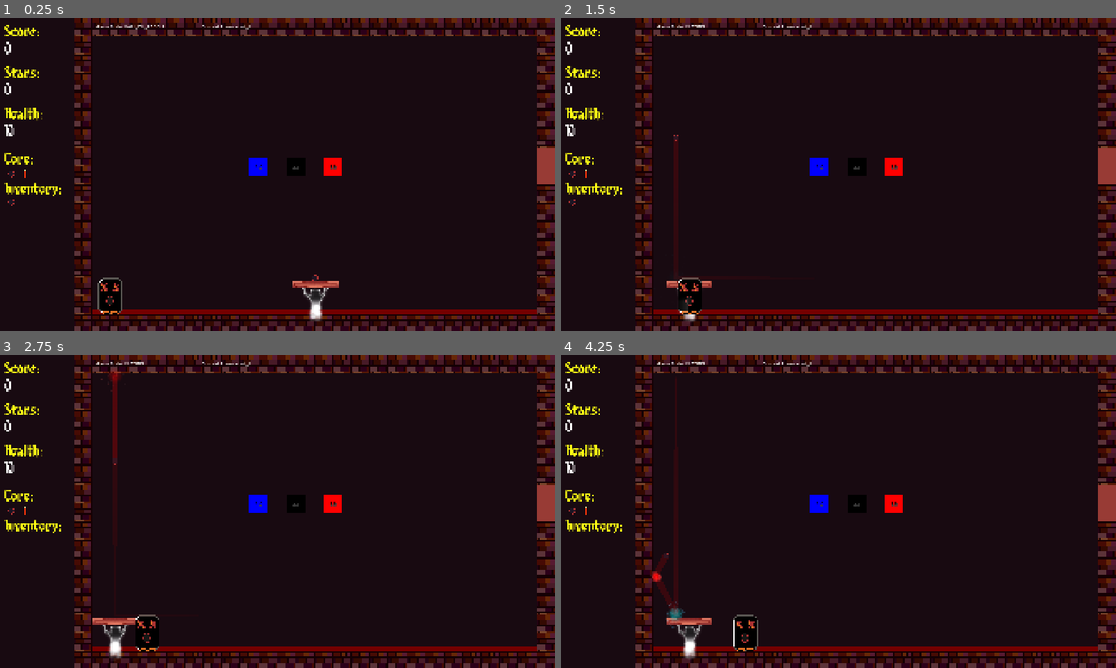
Above: before the commit, frames 1-4 (two rows, left to right).
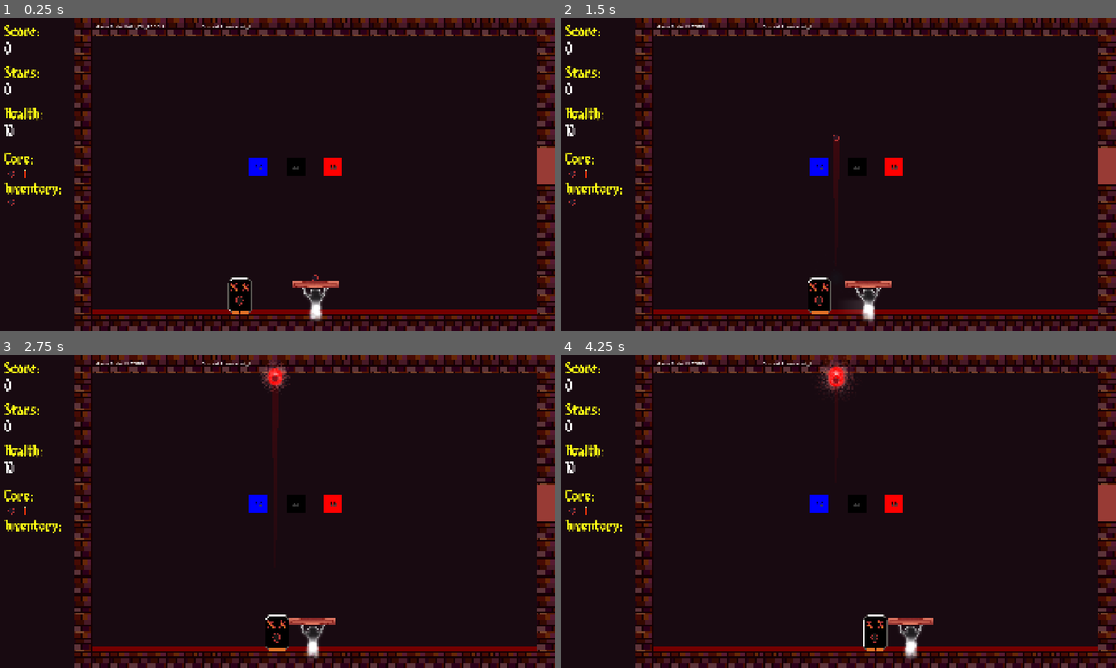
Above: after the commit, the same moments.

Repository: lostpoet999/escape_to_marty
Game: Godot game, scene res://scenes_and_scripts/levels/test_scene.tscn
Two runs of this game, one before a commit and one after it. Both use one fixed random seed, a clock stepped at 60 frames per second and the inputs below. This scene is started directly instead of the project's main scene. Sound files missing from this copy of the repository are replaced by a short silence.
Inputs (mouse positions are in pixels of both pictures, inside the frame that each line leads up to):
- Up to frame 1 (0.25 s): no input
- Up to frame 2 (1.5 s): click (572, 174) at 0.52 s; click (583, 174) at 1.27 s
- Up to frame 3 (2.75 s): click (11, 539) at 2.02 s
- Up to frame 4 (4.25 s): click (572, 511) at 2.77 s; click (583, 511) at 3.52 s

The runs differ from the first frame. In frame 1, 0.4% of the frame differs, in the area x 17-46%, y 82-95%; in frame 2, 1.4%; in frame 3, 1.9%; in frame 4, 2.3%, in the area x 16-68%, y 1-98%.

Commit message:
feat: deon/blocker enemy limits paddle movement

Diff:
--- a/scenes_and_scripts/enemies/no_see_me_demon/deon.tscn
+++ b/scenes_and_scripts/enemies/no_see_me_demon/deon.tscn
@@ -10,7 +10,7 @@
 right_distance = 64.0
 up_distance = 32.0
 speed = 5.0
-max_hops = 7
+max_hops = 5
 back_chance = 30.0
 action_name = "HopRight"
 clamp_paddle = true
@@ -25,7 +25,7 @@
 action_timer = 1.0
 is_blocker = true
 
-[node name="NoSeeMeDemon" type="Sprite2D" parent="." unique_id=2032254832]
+[node name="EnemySprite" type="Sprite2D" parent="." unique_id=2032254832]
 texture = ExtResource("2_ivtob")
 
 [node name="CollisionShape2D" type="CollisionShape2D" parent="." unique_id=1655691252]
--- a/scenes_and_scripts/enemies/place_enemy.gd
+++ b/scenes_and_scripts/enemies/place_enemy.gd
@@ -23,19 +23,27 @@
 	if is_blocker: Signalbus.blocker_removed.emit(self)
 
 func pick_action()->void:
-	print("pick action entered")
 	if !action_pool.is_empty():
 		var action = action_pool.pick_random()
 		action.execute_action(self)
 		if is_blocker:
-			if action.action_type == action.ActionTypes.Move: Signalbus.blocker_moved.emit(self)
+			if action.action_type == action.ActionTypes.Move: Signalbus.blocker_moved.emit()
 		timer.wait_time = action_timer
 
-func get_edge():#called from paddle
-	#check if left or right of paddle
-	#use position +/- half of width to get edge
-	#return edge
-	pass
+func get_edge(paddle: Paddle) -> float:
+	var half_width: float = $EnemySprite.texture.get_width() * $EnemySprite.scale.x * scale.x / 2.0
+	var paddle_half: float = paddle._get_scaled_half_width()
+	var sprite_half: float = $EnemySprite.texture.get_width() * $EnemySprite.scale.x * scale.x / 2.0
+	print("sprite_half: ", sprite_half)
+	print("paddle_half: ", paddle_half)
+	print("total: ", sprite_half + paddle_half)
+	print("deon global_pos: ", global_position.x)
+	print("paddle global_pos: ", paddle.global_position.x)
+	print("actual gap: ", paddle.global_position.x - global_position.x)
+	if global_position.x < paddle.global_position.x:
+		return global_position.x + half_width + paddle_half
+	else:
+		return global_position.x - half_width - paddle_half
 
 func start_action_timer()->void:
 	timer.wait_time = action_timer
--- a/scenes_and_scripts/levels/test_scene.tscn
+++ b/scenes_and_scripts/levels/test_scene.tscn
@@ -22,5 +22,5 @@
 1: 3.0
 })
 
-[node name="Deon" parent="." index="11" unique_id=1934117901 instance=ExtResource("3_v1bgv")]
-position = Vector2(384, 960)
+[node name="Deon3" parent="." index="11" unique_id=1934117901 instance=ExtResource("3_v1bgv")]
+position = Vector2(832, 960)
--- a/scenes_and_scripts/player/paddle.gd
+++ b/scenes_and_scripts/player/paddle.gd
@@ -34,19 +34,29 @@
 
 
 func _ready() -> void:
+	connect_signals()
 	base_scale_x = sprite.scale.x
 	base_shape_size_x = paddle_collision_shape.scale.x
 	paddle_powerups = PlayerData.inventory.get_items_for_paddle()
 	set_paddle_length_from_items()
-	Signalbus.inventory_changed.connect(set_paddle_length_from_items)
+
 	_calculate_bounds()
 	accumulated_mouse_movement_x = position.x
+	active_paddle_powerup = PlayerData.inventory.get_paddle_active()
+
+func connect_signals()->void:
 	Signalbus.game_state_click_mode.connect(_on_game_state_click_mode)
 	Signalbus.game_state_playing.connect(_on_game_state_playing)
 	Signalbus.paddle_active_assigned.connect(_assign_active_powerup)
 	Signalbus.paddle_swap_resolved.connect(_assign_active_powerup)
 	Signalbus.game_state_special_room.connect(_on_game_state_click_mode)
-	active_paddle_powerup = PlayerData.inventory.get_paddle_active()
+	Signalbus.inventory_changed.connect(set_paddle_length_from_items)
+
+	Signalbus.blocker_added.connect(add_blocker_enemy)
+	Signalbus.blocker_removed.connect(remove_blocker_enemy)
+	Signalbus.blocker_moved.connect(_calculate_blockers_bounds)
+
+
 
 func adjust_paddle_length(modify_by: float) -> void:
 	sprite.scale.x *= modify_by
@@ -76,21 +86,36 @@
 	left_bound = min_x + 32.0 + half_width
 	right_bound = max_x - 32.0 - half_width
 
-func add_blocker()->void:
-	#add blocker to array
-	pass
+func add_blocker_enemy(blocker: PlacedEnemy)->void:
+	blocker_enemies.push_back(blocker)
+	_calculate_blockers_bounds()
 
-func remove_blocker_enemy()->void:
-	#remove blocker from array
-	pass
+func remove_blocker_enemy(blocker: PlacedEnemy)->void:
+	blocker_enemies.erase(blocker)
+	_calculate_blockers_bounds()
 
-func _calculate_blockers_bound()-> void:
-	#on add/remove blocker or when blocker moves
-	#filter to all blockers to the left of the paddle
-		#scan for one with right edge closes
-	#filter to all blockers to the right of the paddle
-		#scn for one with mose left edge
-	pass
+
+func _calculate_blockers_bounds() -> void:
+	_calculate_bounds()
+	var left_blockers = blocker_enemies.filter(
+		func(e): return e.global_position.x < global_position.x
+	)
+	var temp_edge: float = left_bound
+	if !left_blockers.is_empty():
+		for blocker in left_blockers:
+			var blocker_edge = blocker.get_edge(self)
+			if blocker_edge > temp_edge: temp_edge = blocker_edge
+		left_bound = temp_edge
+	var right_blockers = blocker_enemies.filter(
+		func(e): return e.global_position.x > global_position.x
+	)
+	temp_edge = right_bound
+	if !right_blockers.is_empty():
+		for blocker in right_blockers:
+			var blocker_edge = blocker.get_edge(self)
+			if blocker_edge < temp_edge: temp_edge = blocker_edge
+		right_bound = temp_edge
+	accumulated_mouse_movement_x = clamp(accumulated_mouse_movement_x, left_bound, right_bound)
 
 func _assign_active_powerup(item: PaddleActive)->void:
 	active_paddle_powerup = item
--- a/scenes_and_scripts/singletons/signalbus.gd
+++ b/scenes_and_scripts/singletons/signalbus.gd
@@ -120,4 +120,4 @@
 @warning_ignore("unused_signal")
 signal blocker_added(enemy: PlacedEnemy)
 signal blocker_removed(enemy: PlacedEnemy)
-signal blocker_moved(enemy: PlacedEnemy)
+signal blocker_moved()
Not shown: 1 places in scenes_and_scripts/enemies/no_see_me_demon/deon.tscn that only renumber resources
Binary file changed: scenes_and_scripts/enemies/no_see_me_demon/no-see-me-demon.png
Not shown, changed: scenes_and_scripts/enemies/no_see_me_demon/no-see-me-demon.png.import
